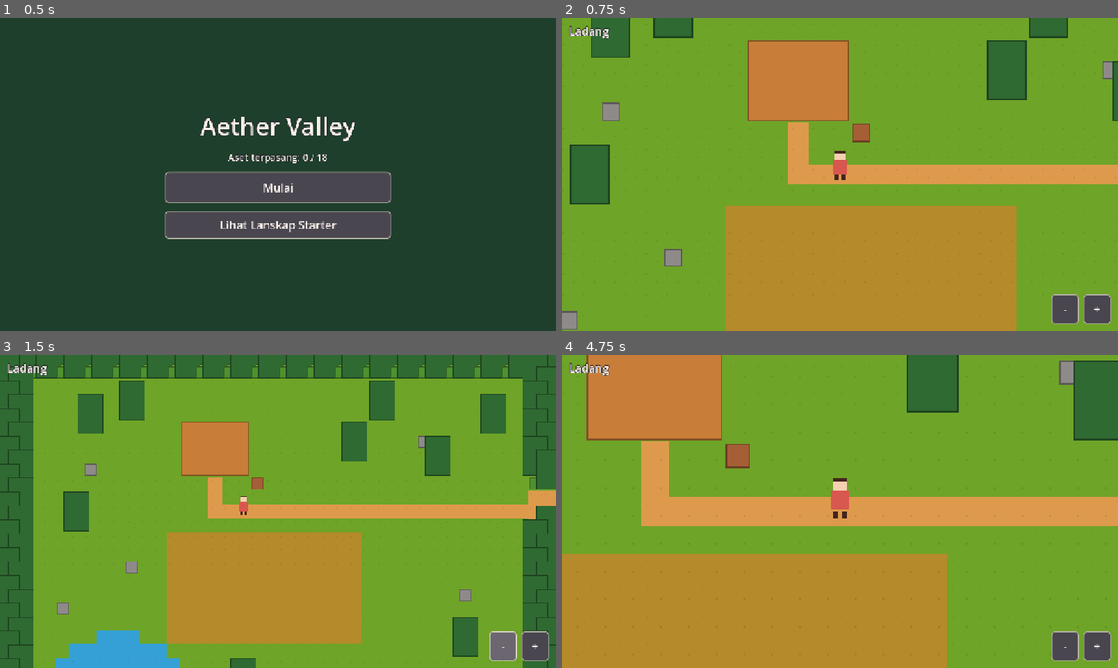
Above: before the commit, frames 1-4 (two rows, left to right).
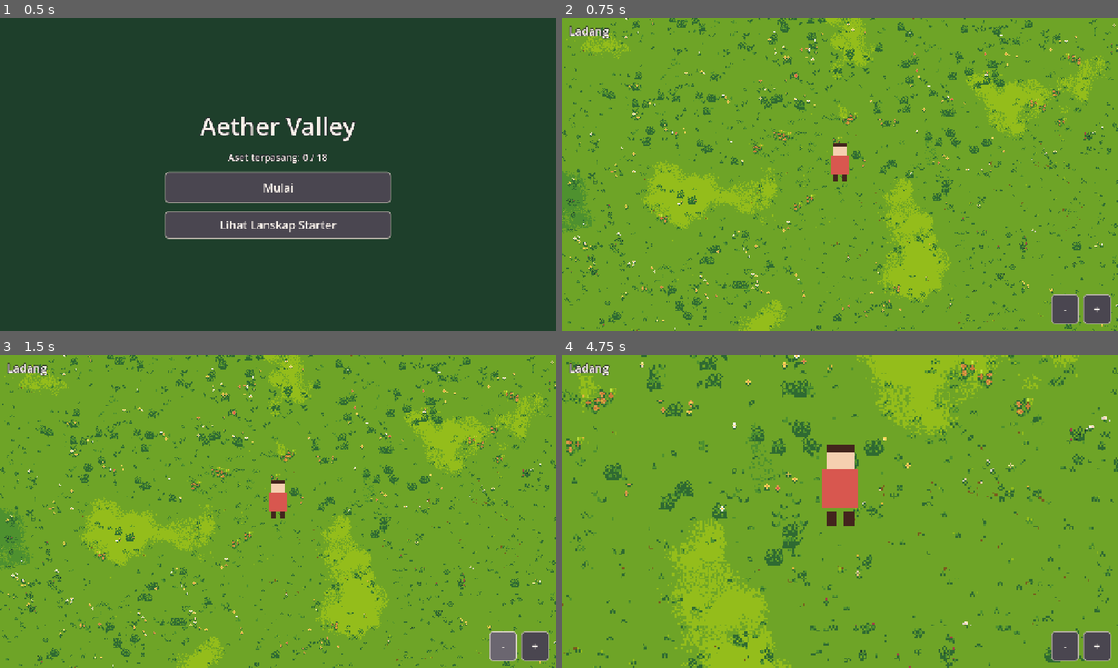
Above: after the commit, the same moments.

Repository: rintatia/aether-valley
Game: Godot game, scene res://scenes/main.tscn
Same seed, same stepped clock (60 frames per second), same inputs: the game is played once before the commit and once after it.
Inputs (mouse positions are in pixels of both pictures, inside the frame that each line leads up to):
- Up to frame 1 (0.5 s): no input
- Up to frame 2 (0.75 s): click "Mulai" at 0.5 s
- Up to frame 3 (1.5 s): click "-" at 1.25 s
- Up to frame 4 (4.75 s): click "+" at 2 s; tap Enter at 2.75 s; move the mouse to (962, 495) at 2.77 s; hold D 2.78-3.5 s; click (962, 495) at 2.92 s; drag from (728, 527) to (812, 574) at 3.52 s; tap Space at 4.25 s; move the mouse to (895, 442) at 4.27 s; hold D from 4.28 s (still down)

Frame 1 is identical in both runs. In frame 2, 44% of the frame differs, in the area x 0-100%, y 0-100%; in frame 3, 50%; in frame 4, 52%.

Commit message:
v7: peta ladang = lanskap padang rumput yang disepakati; petak 32 px, layar penuh, zoom x2-x4, cubit halus
Co-Authored-By: Claude Opus 5.5 <noreply@anthropic.com>
Claude-Session: https://claude.ai/code/session_01Bh7MyzyAsPj6aNVrh74d4r

Diff:
--- a/data/assets.json
+++ b/data/assets.json
@@ -1,21 +1,210 @@
 {
-  "_note": "Daftar aset v7. 'file' relatif ke res://assets/. Kalau file belum ada, game memakai kotak warna polos. 'size' dalam piksel seni, 'foot' = petak yang menghalangi (lebar x tinggi) dari kiri bawah.",
-  "tile_rumput":   {"file": "tanah/rumput.png",      "size": [16, 16], "color": "#6EA427", "kind": "tile"},
-  "tile_tanah":    {"file": "tanah/tanah_garap.png", "size": [16, 16], "color": "#B58A2A", "kind": "tile"},
-  "tile_jalan":    {"file": "tanah/jalan.png",       "size": [16, 16], "color": "#DE9A4C", "kind": "tile"},
-  "tile_pasir":    {"file": "tanah/pasir.png",       "size": [16, 16], "color": "#EDBB78", "kind": "tile"},
-  "tile_air":      {"file": "air/air.png",           "size": [16, 16], "color": "#34A0D6", "kind": "tile"},
-  "obj_pohon":     {"file": "objek/pohon.png",       "size": [32, 48], "color": "#2F6A32", "kind": "object", "foot": [1, 1]},
-  "obj_semak":     {"file": "objek/semak.png",       "size": [16, 16], "color": "#4E912F", "kind": "object", "foot": [1, 1]},
-  "obj_batu":      {"file": "objek/batu.png",        "size": [16, 16], "color": "#8E8A8A", "kind": "object", "foot": [1, 1]},
-  "obj_kotak_kirim": {"file": "objek/kotak_kirim.png", "size": [16, 16], "color": "#A55E36", "kind": "object", "foot": [1, 1]},
-  "bld_rumah":     {"file": "bangunan/rumah_pemain.png", "size": [80, 64], "color": "#C87D38", "kind": "building", "foot": [5, 3], "label": "Rumah"},
-  "bld_toko":      {"file": "bangunan/toko_serba_ada.png", "size": [80, 64], "color": "#2480BE", "kind": "building", "foot": [5, 3], "label": "Toko Serba Ada"},
-  "bld_pandai":    {"file": "bangunan/pandai_besi.png", "size": [80, 64], "color": "#6B6670", "kind": "building", "foot": [5, 3], "label": "Pandai Besi"},
-  "bld_kedai":     {"file": "bangunan/kedai.png",    "size": [80, 64], "color": "#D8574F", "kind": "building", "foot": [5, 3], "label": "Kedai"},
-  "bld_tetua":     {"file": "bangunan/rumah_tetua.png", "size": [80, 64], "color": "#6B5BA8", "kind": "building", "foot": [5, 3], "label": "Rumah Tetua"},
-  "chr_petani_bawah": {"file": "karakter/petani_jalan_bawah_4f.png", "size": [16, 24], "frames": 4, "color": "#D8574F", "kind": "character"},
-  "chr_petani_atas":  {"file": "karakter/petani_jalan_atas_4f.png",  "size": [16, 24], "frames": 4, "color": "#D8574F", "kind": "character"},
-  "chr_petani_kiri":  {"file": "karakter/petani_jalan_kiri_4f.png",  "size": [16, 24], "frames": 4, "color": "#D8574F", "kind": "character"},
-  "chr_petani_kanan": {"file": "karakter/petani_jalan_kanan_4f.png", "size": [16, 24], "frames": 4, "color": "#D8574F", "kind": "character"}
+  "_note": "Daftar aset v7. 'file' relatif ke res://assets/. Kalau file belum ada, game memakai kotak warna polos. 'size' dalam piksel seni (petak 32 px), 'foot' = petak yang menghalangi (lebar x tinggi) dari kiri bawah.",
+  "tile_rumput": {
+    "file": "tanah/rumput.png",
+    "size": [
+      32,
+      32
+    ],
+    "color": "#6EA427",
+    "kind": "tile"
+  },
+  "tile_tanah": {
+    "file": "tanah/tanah_garap.png",
+    "size": [
+      32,
+      32
+    ],
+    "color": "#B58A2A",
+    "kind": "tile"
+  },
+  "tile_jalan": {
+    "file": "tanah/jalan.png",
+    "size": [
+      32,
+      32
+    ],
+    "color": "#DE9A4C",
+    "kind": "tile"
+  },
+  "tile_pasir": {
+    "file": "tanah/pasir.png",
+    "size": [
+      32,
+      32
+    ],
+    "color": "#EDBB78",
+    "kind": "tile"
+  },
+  "tile_air": {
+    "file": "air/air.png",
+    "size": [
+      32,
+      32
+    ],
+    "color": "#34A0D6",
+    "kind": "tile"
+  },
+  "obj_pohon": {
+    "file": "objek/pohon.png",
+    "size": [
+      64,
+      96
+    ],
+    "color": "#2F6A32",
+    "kind": "object",
+    "foot": [
+      1,
+      1
+    ]
+  },
+  "obj_semak": {
+    "file": "objek/semak.png",
+    "size": [
+      32,
+      32
+    ],
+    "color": "#4E912F",
+    "kind": "object",
+    "foot": [
+      1,
+      1
+    ]
+  },
+  "obj_batu": {
+    "file": "objek/batu.png",
+    "size": [
+      32,
+      32
+    ],
+    "color": "#8E8A8A",
+    "kind": "object",
+    "foot": [
+      1,
+      1
+    ]
+  },
+  "obj_kotak_kirim": {
+    "file": "objek/kotak_kirim.png",
+    "size": [
+      32,
+      32
+    ],
+    "color": "#A55E36",
+    "kind": "object",
+    "foot": [
+      1,
+      1
+    ]
+  },
+  "bld_rumah": {
+    "file": "bangunan/rumah_pemain.png",
+    "size": [
+      160,
+      128
+    ],
+    "color": "#C87D38",
+    "kind": "building",
+    "foot": [
+      5,
+      3
+    ],
+    "label": "Rumah"
+  },
+  "bld_toko": {
+    "file": "bangunan/toko_serba_ada.png",
+    "size": [
+      160,
+      128
+    ],
+    "color": "#2480BE",
+    "kind": "building",
+    "foot": [
+      5,
+      3
+    ],
+    "label": "Toko Serba Ada"
+  },
+  "bld_pandai": {
+    "file": "bangunan/pandai_besi.png",
+    "size": [
+      160,
+      128
+    ],
+    "color": "#6B6670",
+    "kind": "building",
+    "foot": [
+      5,
+      3
+    ],
+    "label": "Pandai Besi"
+  },
+  "bld_kedai": {
+    "file": "bangunan/kedai.png",
+    "size": [
+      160,
+      128
+    ],
+    "color": "#D8574F",
+    "kind": "building",
+    "foot": [
+      5,
+      3
+    ],
+    "label": "Kedai"
+  },
+  "bld_tetua": {
+    "file": "bangunan/rumah_tetua.png",
+    "size": [
+      160,
+      128
+    ],
+    "color": "#6B5BA8",
+    "kind": "building",
+    "foot": [
+      5,
+      3
+    ],
+    "label": "Rumah Tetua"
+  },
+  "chr_petani_bawah": {
+    "file": "karakter/petani_jalan_bawah_4f.png",
+    "size": [
+      32,
+      48
+    ],
+    "frames": 4,
+    "color": "#D8574F",
+    "kind": "character"
+  },
+  "chr_petani_atas": {
+    "file": "karakter/petani_jalan_atas_4f.png",
+    "size": [
+      32,
+      48
+    ],
+    "frames": 4,
+    "color": "#D8574F",
+    "kind": "character"
+  },
+  "chr_petani_kiri": {
+    "file": "karakter/petani_jalan_kiri_4f.png",
+    "size": [
+      32,
+      48
+    ],
+    "frames": 4,
+    "color": "#D8574F",
+    "kind": "character"
+  },
+  "chr_petani_kanan": {
+    "file": "karakter/petani_jalan_kanan_4f.png",
+    "size": [
+      32,
+      48
+    ],
+    "frames": 4,
+    "color": "#D8574F",
+    "kind": "character"
+  }
 }
--- a/data/maps/ladang.json
+++ b/data/maps/ladang.json
@@ -1,35 +1,36 @@
 {
- "_note": "Peta petak 16 px. Arti huruf: data/legend.json",
+ "_note": "Ladang starter: padang rumput murni (gambar: assets/lanskap/lanskap_starter.png). Tanah muncul saat pemain membuat jalan/mencangkul.",
+ "baked": "lanskap_starter",
  "rows": [
-  "TtTtTtTtTtTtTtTtTtTtTtTtTtTtTtTtTtTtTtTt",
-  "tTtTtTtTtTtTtTtTtTtTtTtTtTtTtTtTtTtTtTtT",
-  "Tt....................................Tt",
-  "tT....................................tT",
-  "Tt.......T.................T..........Tt",
-  "tT....T............................T..tT",
-  "Tt...........H................o.......Tt",
-  "tT.......................T............tT",
-  "Tt....o........................T......Tt",
-  "tT.............=..B...................tT",
-  "Tt.............=......................=>",
-  "tT.............==P=====================>",
-  "Tt...T................................=>",
-  "tT..........::::::::::::::............tT",
-  "Tt..........::::::::::::::............Tt",
-  "tT.......o..::::::::::::::............tT",
-  "Tt..........::::::::::::::............Tt",
-  "tT..........::::::::::::::.......o....tT",
-  "Tt..o.......::::::::::::::............Tt",
-  "tT..........::::::::::::::............tT",
-  "Tt.....~~~..::::::::::::::............Tt",
-  "tT...~~~~~~~.....................T....tT",
-  "Tt..~~~~~~~~~.........................Tt",
-  "tT..~~~~~~~~~.........................tT",
-  "Tt..~~~~~~~~~....T..........o.........Tt",
-  "tT...~~~~~~~.......................o..tT",
-  "Tt.....~~~............o...............Tt",
-  "tT............................T.......tT",
-  "TtTtTtTtTtTtTtTtTtTtTtTtTtTtTtTtTtTtTtTt",
-  "tTtTtTtTtTtTtTtTtTtTtTtTtTtTtTtTtTtTtTtT"
+  "........................................",
+  "........................................",
+  "........................................",
+  "........................................",
+  "........................................",
+  "........................................",
+  "........................................",
+  "........................................",
+  "........................................",
+  "........................................",
+  ".......................................>",
+  ".................P.....................>",
+  ".......................................>",
+  "........................................",
+  "........................................",
+  "........................................",
+  "........................................",
+  "........................................",
+  "........................................",
+  "........................................",
+  "........................................",
+  "........................................",
+  "........................................",
+  "........................................",
+  "........................................",
+  "........................................",
+  "........................................",
+  "........................................",
+  "........................................",
+  "........................................"
  ]
 }
--- a/scripts/art.gd
+++ b/scripts/art.gd
@@ -79,15 +79,16 @@
 		if kind == "tile":
 			img.fill_rect(Rect2i(ox, 0, sz.x, sz.y), c)
 			# titik halus agar petak terbaca, tetap polos
-			img.set_pixel(ox + 3, 4, c.darkened(0.08))
-			img.set_pixel(ox + 11, 10, c.darkened(0.08))
+			img.set_pixel(ox + sz.x / 5, sz.y / 4, c.darkened(0.08))
+			img.set_pixel(ox + sz.x * 2 / 3, sz.y * 2 / 3, c.darkened(0.08))
 		elif kind == "character":
-			var bob: int = 1 if f % 2 == 1 else 0
-			img.fill_rect(Rect2i(ox + 3, 9 - bob, 10, 11), c)
-			img.fill_rect(Rect2i(ox + 4, 2 - bob, 8, 7), Color("#F5D0B0"))
-			img.fill_rect(Rect2i(ox + 4, 1 - bob + 1, 8, 2), Color("#43251D"))
-			img.fill_rect(Rect2i(ox + 4, 20, 3, 4), Color("#43251D"))
-			img.fill_rect(Rect2i(ox + 9, 20, 3, 4), Color("#43251D"))
+			var k: int = maxi(1, sz.x / 16)
+			var bob: int = (1 if f % 2 == 1 else 0) * k
+			img.fill_rect(Rect2i(ox + 3 * k, 9 * k - bob, 10 * k, 11 * k), c)
+			img.fill_rect(Rect2i(ox + 4 * k, 2 * k - bob, 8 * k, 7 * k), Color("#F5D0B0"))
+			img.fill_rect(Rect2i(ox + 4 * k, 2 * k - bob, 8 * k, 2 * k), Color("#43251D"))
+			img.fill_rect(Rect2i(ox + 4 * k, 20 * k, 3 * k, 4 * k), Color("#43251D"))
+			img.fill_rect(Rect2i(ox + 9 * k, 20 * k, 3 * k, 4 * k), Color("#43251D"))
 		else:
 			var inset: int = 1
 			img.fill_rect(Rect2i(ox + inset, inset, sz.x - inset * 2, sz.y - inset * 2), c.darkened(0.35))
--- a/scripts/main.gd
+++ b/scripts/main.gd
@@ -82,6 +82,10 @@
 	await _shot(pre + "zoom_terjauh.png")
 	tt.call("set_zoom", 2, Vector2(430, 330))
 	await _shot(pre + "zoom_terdekat.png")
+	tt.queue_free()
+	var w: Node2D = (load("res://scripts/world.gd") as GDScript).new()
+	add_child(w)
+	await _shot(pre + "ladang_main.png")
 	get_tree().quit(0)
 
 
--- a/scripts/player.gd
+++ b/scripts/player.gd
@@ -43,4 +43,4 @@
 	var i: int = int(t * FPS) % n if walking else 0
 	spr.texture = Art.frame(key, i)
 	var sz: Vector2i = Art.size_of(key)
-	spr.position = Vector2(-sz.x / 2.0, -sz.y + 4.0)
+	spr.position = Vector2(-sz.x / 2.0, -sz.y + sz.y / 6.0)
--- a/scripts/world.gd
+++ b/scripts/world.gd
@@ -1,8 +1,8 @@
 extends Node2D
 ## Dunia v7: peta petak 16 px dari data/maps/*.txt, ketuk-untuk-jalan, zoom bulat.
 
-const T: int = 16
-const SPEED: float = 64.0  # piksel seni per detik (4 petak/detik)
+const T: int = 32
+const SPEED: float = 128.0  # piksel seni per detik (4 petak/detik)
 const ZOOMS: Array[int] = [2, 3, 4]
 const TAP_DIST: float = 24.0
 const TAP_TIME: float = 0.45
@@ -23,8 +23,12 @@
 var cam: Camera2D
 var path: PackedVector2Array = PackedVector2Array()
 var pending: Dictionary = {}
-var zoom_i: int = 1
+var zoom_i: int = 0   # x2 = terjauh, detail rumput tetap terlihat
 var busy: bool = false
+var baked: Texture2D
+var pinch_zoom0: float = 2.0
+var pinching: bool = false
+var snap_tw: Tween
 
 var touches: Dictionary = {}
 var pinch_ref: float = 0.0
@@ -63,6 +67,9 @@
 func load_map(id: String, from_gate: String) -> void:
 	map_id = id
 	var m: Dictionary = Art.load_json("res://data/maps/%s.json" % id)
+	baked = null
+	if m.has("baked"):
+		baked = load("res://assets/lanskap/%s.png" % str(m["baked"])) as Texture2D
 	grid = PackedStringArray()
 	for line: Variant in m.get("rows", []) as Array:
 		grid.append(str(line))
@@ -143,6 +150,9 @@
 
 
 func _draw_ground() -> void:
+	if baked != null:
+		ground.draw_texture(baked, Vector2.ZERO)
+		return
 	for y: int in range(mh):
 		for x: int in range(mw):
 			var L: Dictionary = legend.get(grid[y][x], {}) as Dictionary
@@ -237,6 +247,18 @@
 	cam.zoom = Vector2(ZOOMS[zoom_i], ZOOMS[zoom_i])
 
 
+## Jari dilepas: zoom menempel ke tingkat bulat terdekat agar piksel tetap tajam.
+func _pinch_end() -> void:
+	pinching = false
+	var best: int = 0
+	for i: int in range(ZOOMS.size()):
+		if absf(ZOOMS[i] - cam.zoom.x) < absf(ZOOMS[best] - cam.zoom.x):
+			best = i
+	zoom_i = best
+	snap_tw = create_tween()
+	snap_tw.tween_property(cam, "zoom", Vector2(ZOOMS[best], ZOOMS[best]), 0.12)
+
+
 func change_zoom(d: int) -> void:
 	zoom_i = clampi(zoom_i + d, 0, ZOOMS.size() - 1)
 	_apply_zoom()
@@ -252,23 +274,24 @@
 			touches[t.index] = t.position
 			if touches.size() == 2:
 				var v: Array = touches.values()
-				pinch_ref = (v[0] as Vector2).distance_to(v[1] as Vector2)
-				pinch_done = false
+				pinch_ref = maxf((v[0] as Vector2).distance_to(v[1] as Vector2), 1.0)
+				pinch_zoom0 = cam.zoom.x
+				pinching = true
 				multi = true
+				if snap_tw != null:
+					snap_tw.kill()
 		else:
 			touches.erase(t.index)
+			if pinching and touches.size() < 2:
+				_pinch_end()
 	elif e is InputEventScreenDrag:
 		var dr: InputEventScreenDrag = e as InputEventScreenDrag
 		touches[dr.index] = dr.position
-		if touches.size() == 2 and not pinch_done and pinch_ref > 1.0:
+		if touches.size() >= 2 and pinching:
+			# zoom halus mengikuti jari (seperti Stardew Valley)
 			var v2: Array = touches.values()
-			var ratio: float = (v2[0] as Vector2).distance_to(v2[1] as Vector2) / pinch_ref
-			if ratio >= 1.25:
-				change_zoom(1)
-				pinch_done = true
-			elif ratio <= 0.8:
-				change_zoom(-1)
-				pinch_done = true
+			var z: float = clampf(pinch_zoom0 * (v2[0] as Vector2).distance_to(v2[1] as Vector2) / pinch_ref, ZOOMS[0] - 0.25, ZOOMS[ZOOMS.size() - 1] + 0.25)
+			cam.zoom = Vector2(z, z)
 	elif e is InputEventMouseButton and (e as InputEventMouseButton).button_index == MOUSE_BUTTON_LEFT:
 		var mb: InputEventMouseButton = e as InputEventMouseButton
 		var now: float = Time.get_ticks_msec() / 1000.0
Not shown, changed: docs/ASSET_SPEC.md
